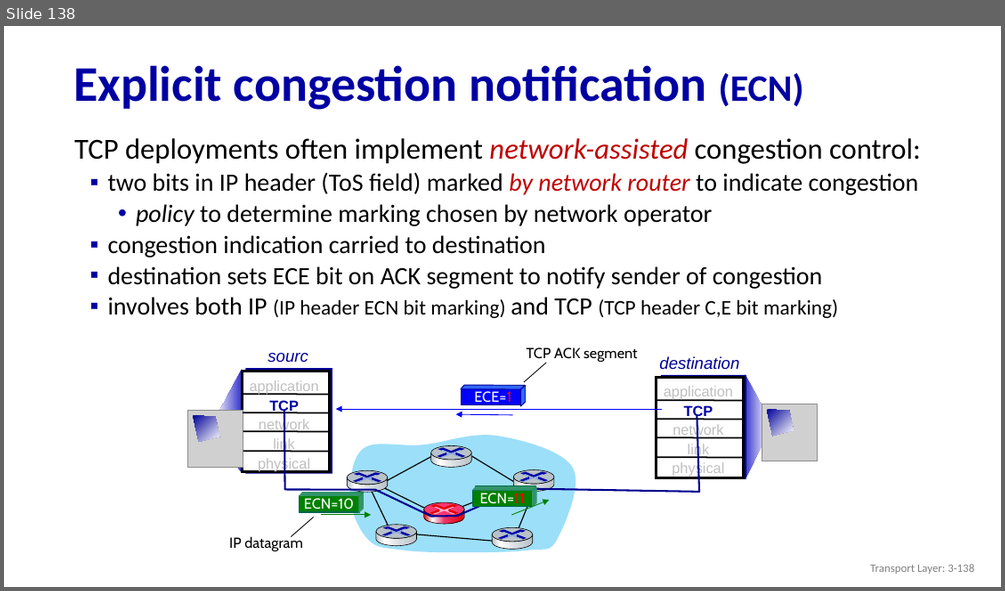
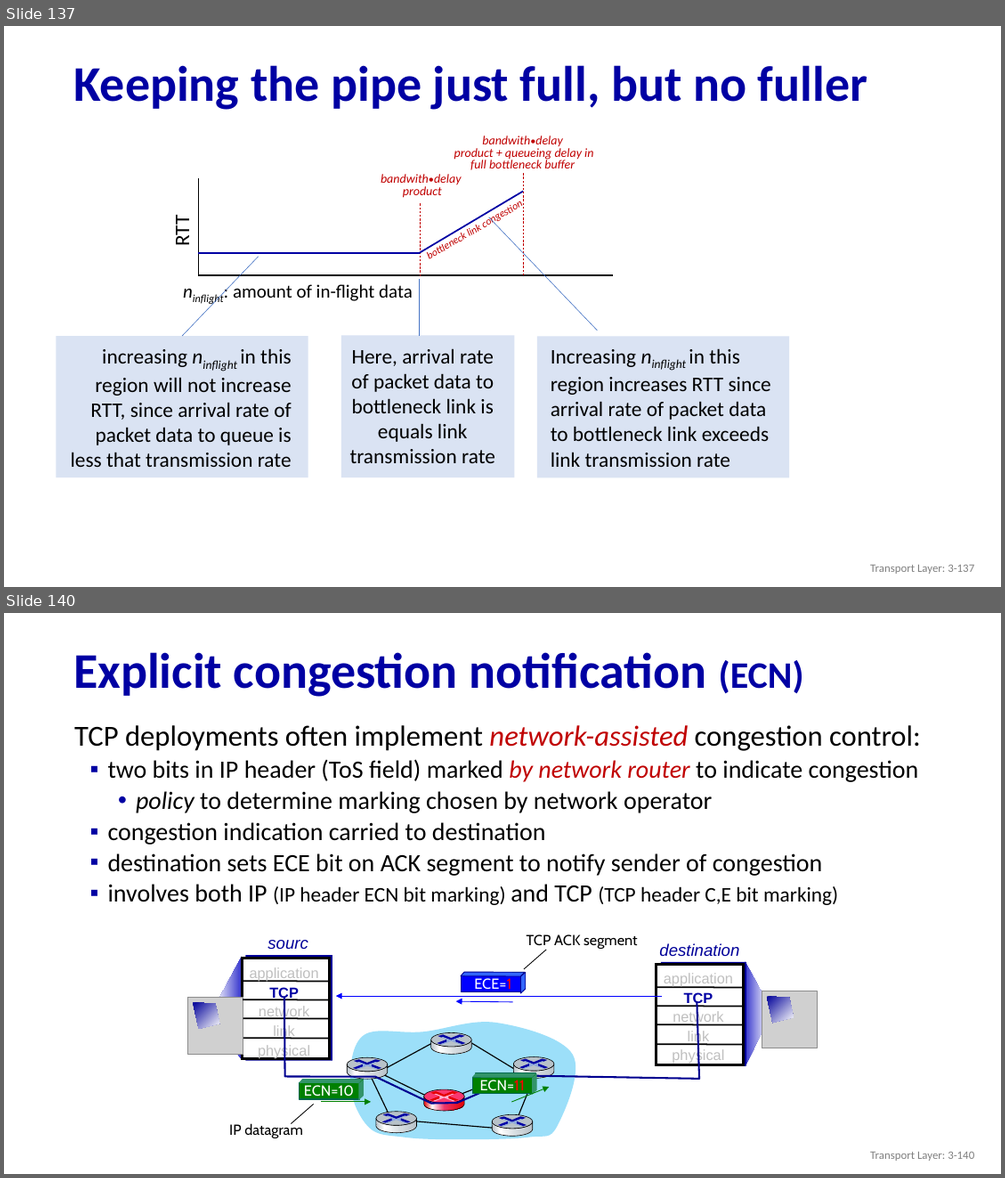
Before and after one commit to huangqy89/cn-2026, a slide deck: static_files/lectures/Chapter_3_v8.2.pptx. Shown one above the other, each under a label of ours: slide 138 before the commit, slides 137 and 140 after it; the slides between them are not shown. The pictures are 1005x591 and 1005x1178 pixels, drawn with LibreOffice and Linux fonts; fonts in the diff are those of the drawing; grey boxes stand for pictures. Boxes give left, top, right and bottom in pixels: in the first picture for what was removed or moved away, otherwise in the second. Text is boxed around its words. In the diff, an @@ line names an element or a change of style, - is before the commit and + after.

```diff
--- a/static_files/lectures/Chapter_3_v8.2.pptx
+++ b/static_files/lectures/Chapter_3_v8.2.pptx
@@ slide 137 added at (4, 26, 1001, 587), background #FFFFFF @@
@@ title added at (73, 65, 867, 110), 48 pt, text #0000A3, bold @@
+Keeping the pipe just full, but no fuller
@@ text added at (454, 135, 593, 170), 12 pt, text #C00000, italic @@
+bandwith•delay
+product + queueing delay in full bottleneck buffer
@@ line added from (198, 178) to (198, 276), #000000 1 pt @@
@@ text added at (380, 174, 461, 198), 12 pt, text #C00000, italic @@
+bandwith•delay
+product
@@ line added from (523, 275) to (523, 173), #C00000 0.5 pt dashed @@
@@ line added from (420, 276) to (420, 203), #C00000 0.5 pt dashed @@
@@ line added from (420, 253) to (523, 192), #0000A3 1.5 pt @@
@@ text added at (170, 217, 194, 245), 20 pt, text #000000 @@
+RTT
@@ line added from (597, 330) to (488, 217), #4472C4 0.5 pt @@
@@ line added from (182, 336) to (259, 257), #4472C4 0.5 pt @@
@@ line added from (198, 253) to (420, 253), #0000A3 1.5 pt @@
@@ line added from (198, 275) to (614, 275), #000000 1 pt @@
@@ text added at (233, 281, 413, 301), 18 pt, text #000000 @@
+ninflight: amount of in-flight data
@@ line added from (420, 336) to (420, 279), #4472C4 0.5 pt @@
@@ rectangle added at (57, 336, 308, 477), fill #DAE3F3 @@
@@ rectangle added at (341, 336, 514, 477), fill #DAE3F3 @@
@@ rectangle added at (537, 337, 789, 477), fill #DAE3F3 @@
@@ text added at (71, 348, 291, 467), 20 pt, text #000000 @@
+increasing ninflight in this region will not increase RTT, since arrival rate of packet data to queue is less that transmission rate
@@ text added at (350, 348, 495, 463), 20 pt, text #000000 @@
+Here, arrival rate of packet data to bottleneck link is equals link transmission rate
@@ text added at (550, 348, 771, 467), 20 pt, text #000000 @@
+Increasing ninflight in this region increases RTT since arrival rate of packet data to bottleneck link exceeds link transmission rate
@@ text added at (352, 398, 477, 413), 10 pt, text #C00000, italic @@
+bottleneck link congestion
@@ text added at (870, 564, 974, 573), 11 pt, text #808080 @@
+Transport Layer: 3-137
@@ what was slide 138 is now slide 140 @@
@@ text at (870, 1151, 974, 1160): text changed @@
-Transport Layer: 3-138
+Transport Layer: 3-140
```
Also in this commit, not shown: 4 slides changed, 4 other slides added, 3 slides removed, 3 other files.
